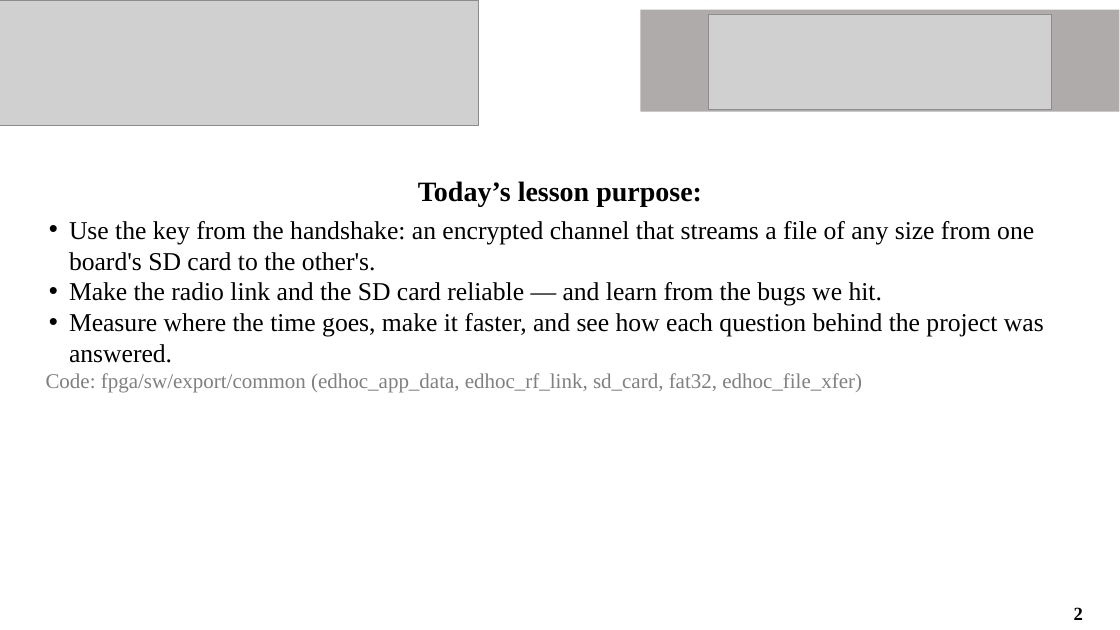
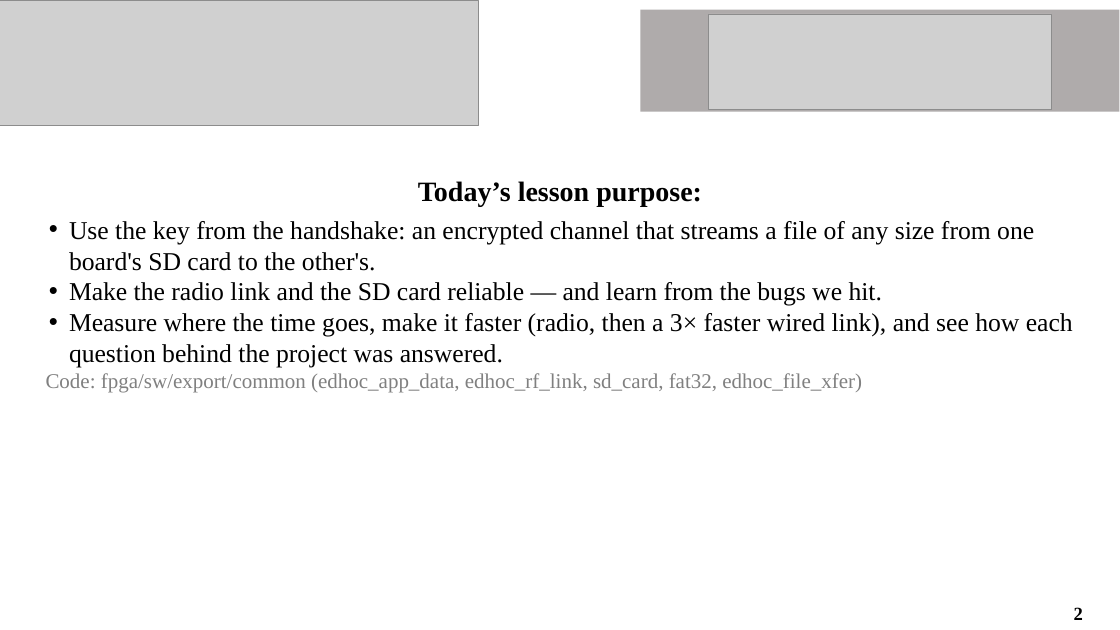
Before and after one commit to Khaiduy/chipyard-edhoc, a slide deck: slide 2 of fpga/sw/export/docs/slides/05_Secure_file_transfer_and_results.pptx. Drawn at 1120x630 pixels with LibreOffice and Linux fonts; fonts in the diff are those of the drawing; grey boxes stand for pictures. Boxes give left, top, right and bottom in pixels: in the first picture for what was removed or moved away, otherwise in the second. Text is boxed around its words. In the diff, an @@ line names an element or a change of style, - is before the commit and + after.

```diff
--- a/fpga/sw/export/docs/slides/05_Secure_file_transfer_and_results.pptx
+++ b/fpga/sw/export/docs/slides/05_Secure_file_transfer_and_results.pptx
@@ text at (69, 313, 1073, 368): text changed @@
-• Measure where the time goes, make it faster, and see how each question behind the project was answered.
+• Measure where the time goes, make it faster (radio, then a 3× faster wired link), and see how each question behind the project was answered.
```
Also in this commit, not shown: 7 other slides changed, 1 slide added, 17 other files.
